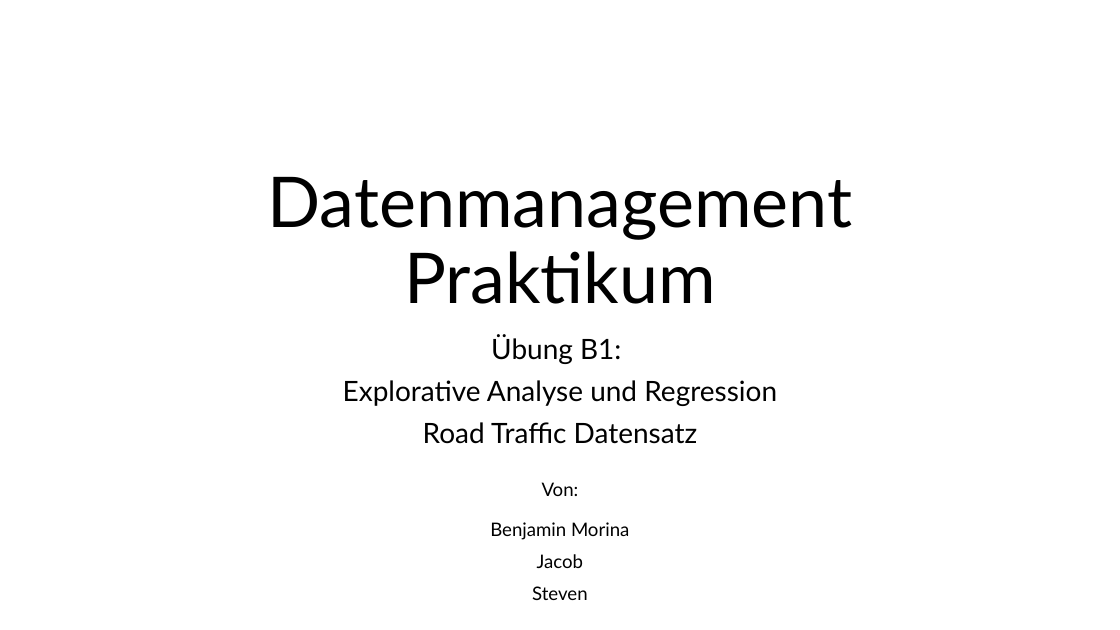
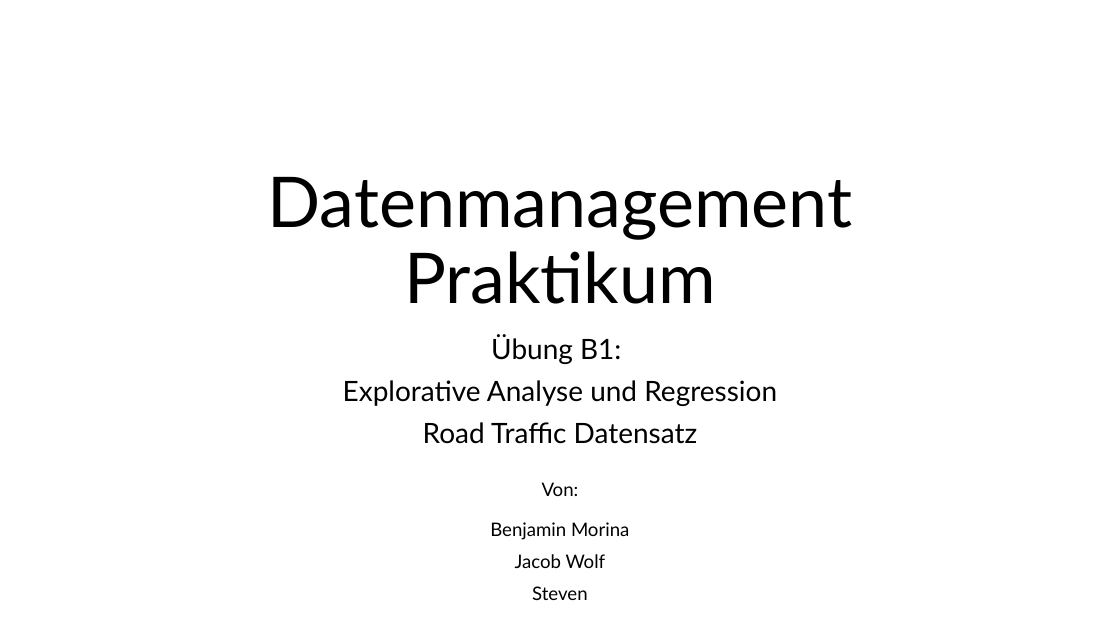
Before and after one commit to TieRub/DMg_2026, a slide deck: slide 1 of DMG_B1.pptx. Drawn at 1120x630 pixels with LibreOffice and Linux fonts; fonts in the diff are those of the drawing. Boxes give left, top, right and bottom in pixels: in the first picture for what was removed or moved away, otherwise in the second. Text is boxed around its words. In the diff, an @@ line names an element or a change of style, - is before the commit and + after.

```diff
--- a/DMG_B1.pptx
+++ b/DMG_B1.pptx
@@ text at (515, 554, 606, 568): text changed @@
-Jacob
+Jacob Wolf
```
Also in this commit, not shown: 3 other slides changed, 3 slides added.
